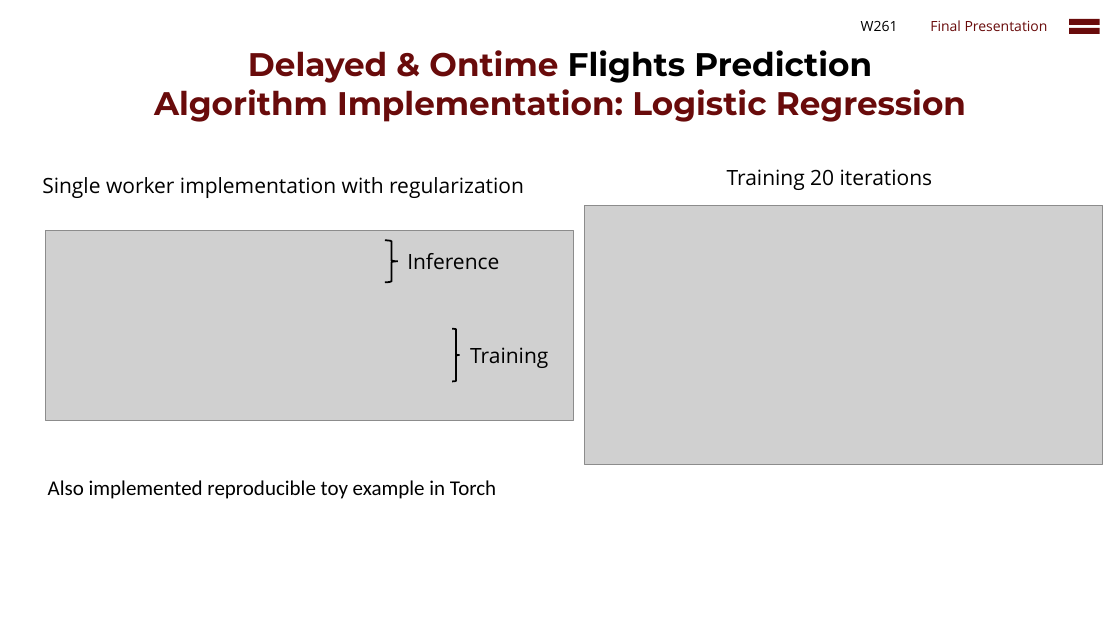
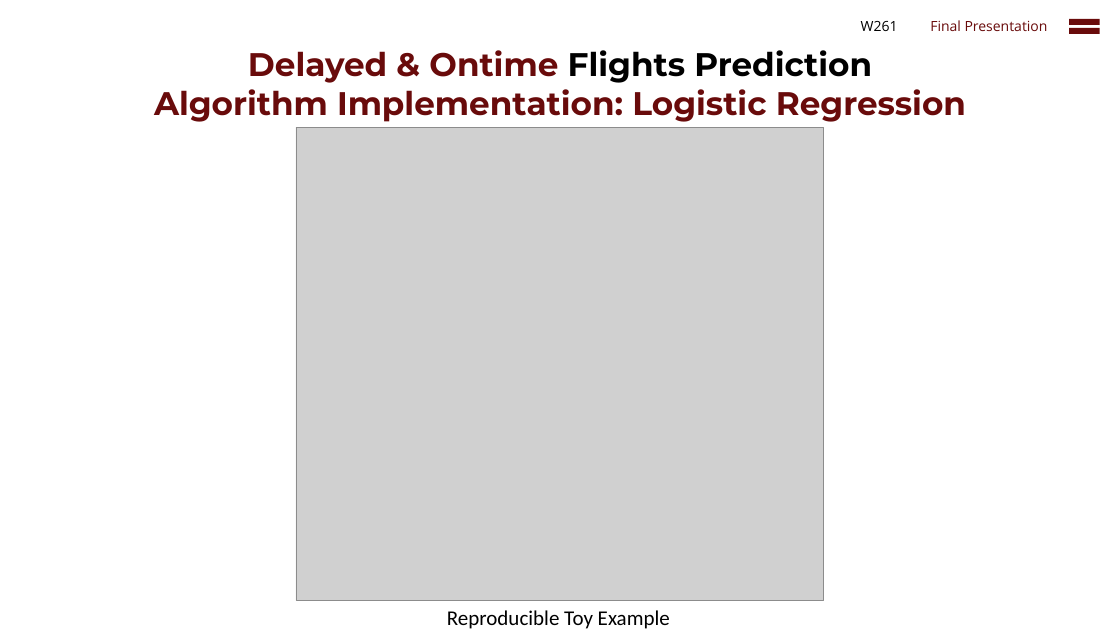
Before and after one commit to cbenge509/flightsontime, a slide deck: slide 28 of presentation/Delayed Flights Prediction - Final.pptx (slide 30 before the commit). Drawn at 1120x630 pixels with LibreOffice and Linux fonts; fonts in the diff are those of the drawing; grey boxes stand for pictures. Boxes give left, top, right and bottom in pixels: in the first picture for what was removed or moved away, otherwise in the second. Text is boxed around its words. In the diff, an @@ line names an element or a change of style, - is before the commit and + after.

```diff
--- a/presentation/Delayed Flights Prediction - Final.pptx
+++ b/presentation/Delayed Flights Prediction - Final.pptx
@@ picture added at (x1=296, y1=127, x2=824, y2=601) @@
@@ text removed at (x1=42, y1=177, x2=524, y2=198) @@
-Single worker implementation with regularization
@@ text removed at (x1=727, y1=169, x2=933, y2=190) @@
-Training 20 iterations
@@ picture removed at (x1=585, y1=205, x2=1103, y2=464) @@
@@ picture removed at (x1=45, y1=230, x2=574, y2=420) @@
@@ right brace removed at (x1=385, y1=240, x2=397, y2=282) @@
@@ text removed at (x1=407, y1=253, x2=499, y2=269) @@
-Inference
@@ right brace removed at (x1=452, y1=329, x2=460, y2=381) @@
@@ text removed at (x1=470, y1=347, x2=548, y2=368) @@
-Training
@@ text at (x1=447, y1=610, x2=670, y2=629): text changed @@
-Also implemented reproducible toy example in Torch
+Reproducible Toy Example
```
Also in this commit, not shown: 4 other slides changed, 3 slides removed, 1 other file.
